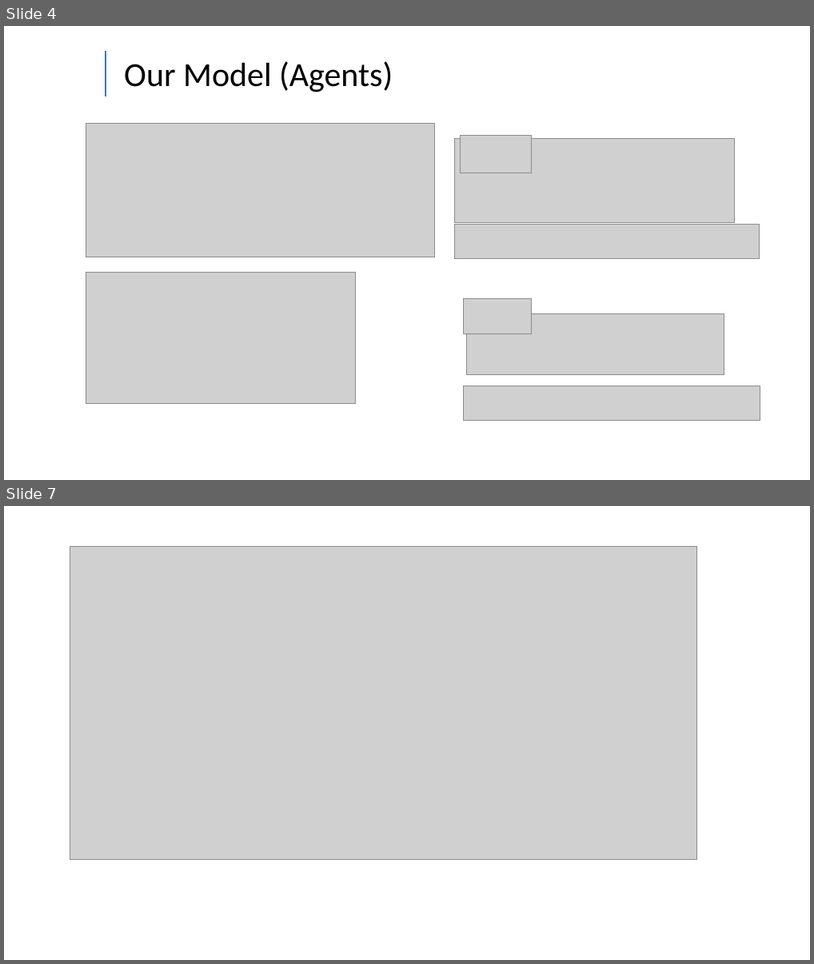
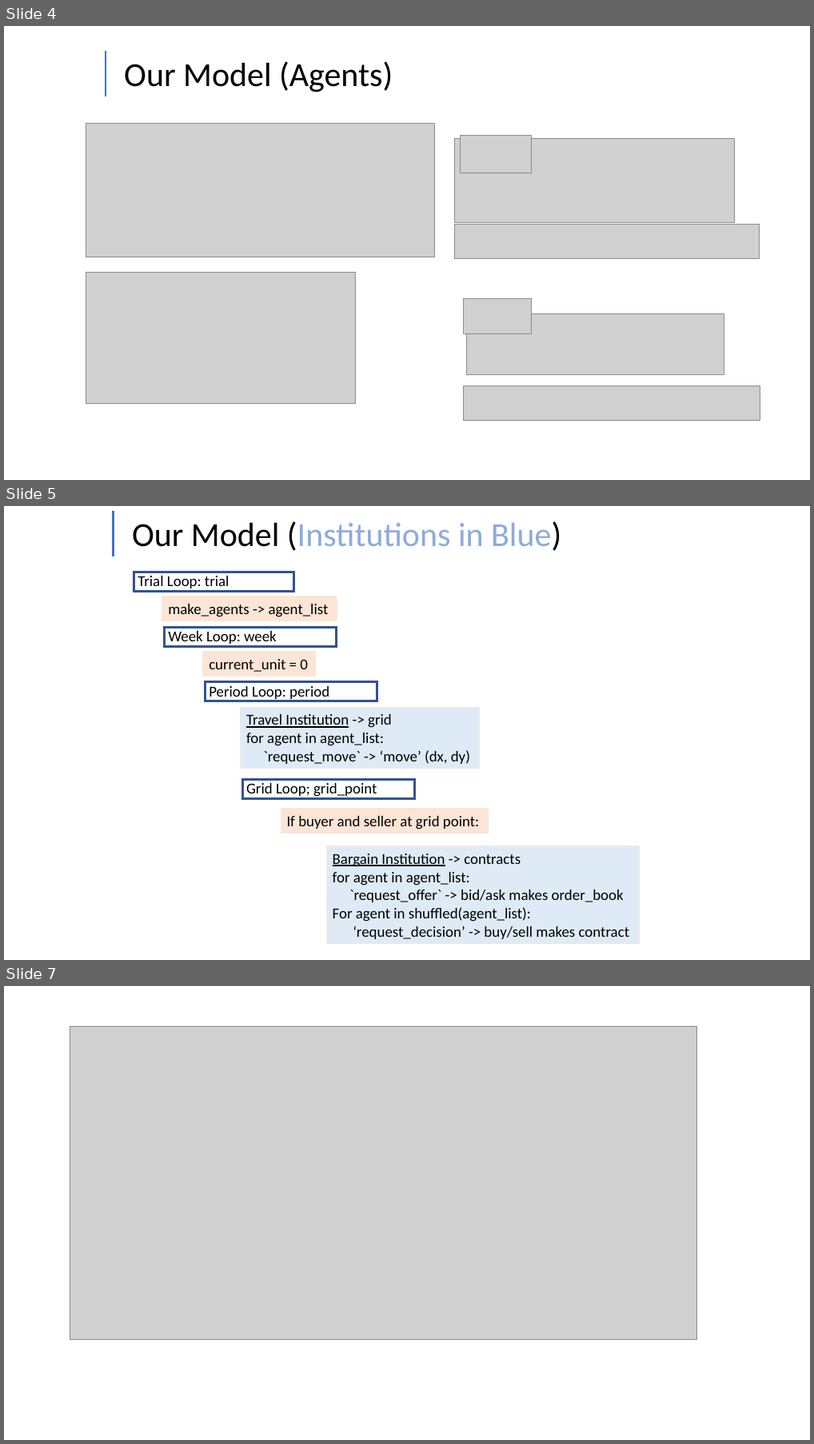
Before and after one commit to Kmccabe/dm_markets, a slide deck: talks/ZI Conference Talk.pptx. Shown one above the other, each under a label of ours: slides 4 and 7 before the commit, slides 4, 5 and 7 after it; the slides between them are not shown. The pictures are 814x964 and 814x1444 pixels, drawn with LibreOffice and Linux fonts; fonts in the diff are those of the drawing; grey boxes stand for pictures. Boxes give left, top, right and bottom in pixels: in the first picture for what was removed or moved away, otherwise in the second. Text is boxed around its words. In the diff, an @@ line names an element or a change of style, - is before the commit and + after.

```diff
--- a/talks/ZI Conference Talk.pptx
+++ b/talks/ZI Conference Talk.pptx
@@ slide 5 added at (4,506,810,960), background #FFFFFF @@
@@ line added from (114, 511) to (114, 557), #4472C4 2.25 pt @@
@@ text added at (132,521,562,551), 40 pt, text #8FAADC @@
+Our Model (Institutions in Blue)
@@ rectangle added at (134,572,294,591), outline #325491 3 pt @@
@@ text added at (138,576,230,591), 18 pt, text #000000 @@
+Trial Loop: trial
@@ rectangle added at (162,596,337,620), fill #FBE5D6, outline #FBE5D6 0.75 pt, 18 pt, text #000000 @@
+make_agents -> agent_list
@@ rectangle added at (164,600,336,619), fill #FBE5D6, outline #FBE5D6 3 pt @@
@@ rectangle added at (164,628,336,646), outline #325491 3 pt @@
@@ text added at (168,631,277,646), 18 pt, text #000000 @@
+Week Loop: week
@@ rectangle added at (203,651,315,676), fill #FBE5D6, outline #FBE5D6 0.75 pt, 18 pt, text #000000 @@
+current_unit = 0
@@ rectangle added at (206,682,378,700), outline #325491 3 pt @@
@@ text added at (209,686,330,700), 18 pt, text #000000 @@
+Period Loop: period
@@ rectangle added at (241,707,480,768), fill #DEEBF7, outline #FBE5D6 0.75 pt, 18 pt, text #000000 @@
+Travel Institution -> grid
+for agent in agent_list:
+`request_move` -> ‘move’ (dx, dy)
@@ rectangle added at (243,780,414,798), outline #325491 3 pt @@
@@ text added at (246,783,377,798), 18 pt, text #000000 @@
+Grid Loop; grid_point
@@ rectangle added at (281,808,489,832), fill #FBE5D6, outline #FBE5D6 0.75 pt, 18 pt, text #000000 @@
+If buyer and seller at grid point:
@@ rectangle added at (326,846,640,944), fill #DEEBF7, outline #FBE5D6 0.75 pt, 18 pt, text #000000 @@
+Bargain Institution -> contracts
+for agent in agent_list:
+`request_offer` -> bid/ask makes order_book
+For agent in shuffled(agent_list):
+‘request_decision’ -> buy/sell makes contract
```
Also in this commit, not shown: 1 slide changed, 1 slide removed, 19 other files.
